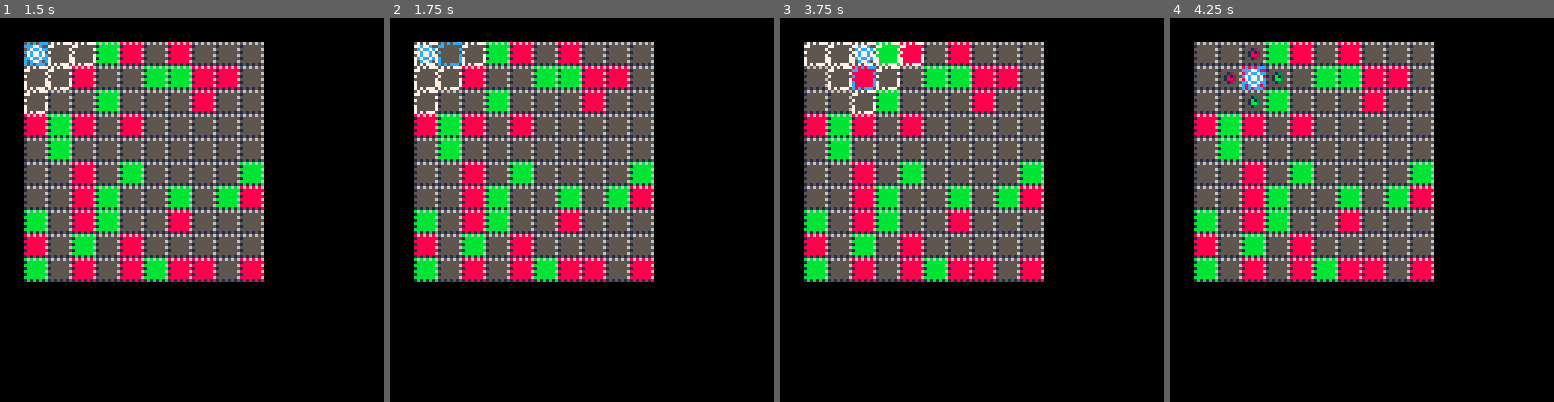
Above: before the commit, frames 1-4 (left to right).
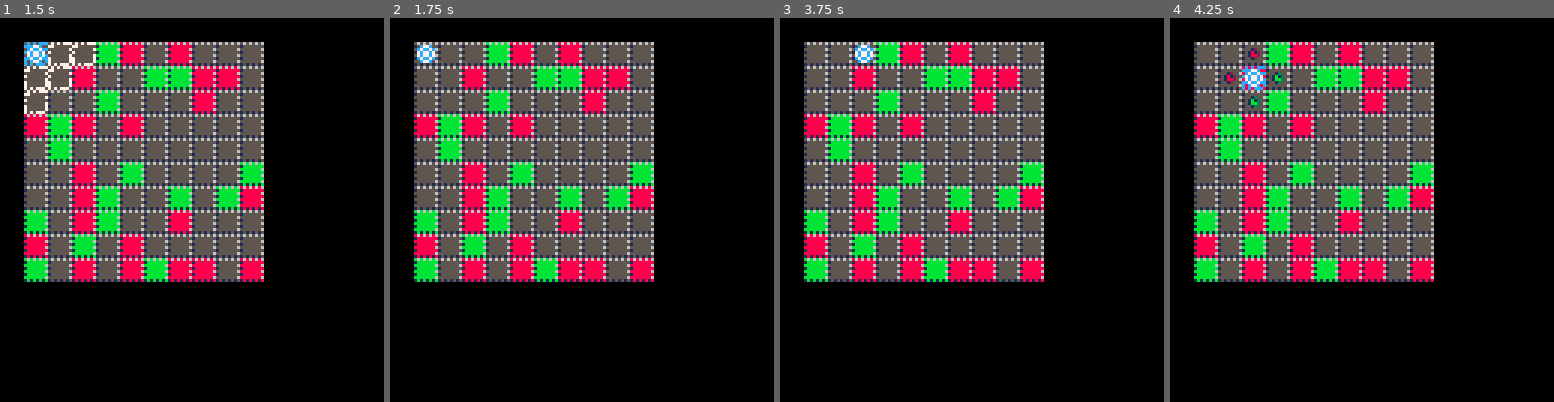
Above: after the commit, the same moments.

Repository: jcwilk/dv_prototype
Game: PICO-8 cartridge divproto.p8
The game is run twice, just before and just after one commit, with the same random seed, the same clock (stepped at 60 frames per second) and the same inputs.
Inputs:
- Up to frame 1 (1.5 s): tap O (Z key) at 0.7 s
- Up to frame 2 (1.75 s): hold Right from 1.6 s (still down); tap O (Z key) at 1.7 s
- Up to frame 3 (3.75 s): release Right at 2.1 s; tap O (Z key) every 0.4 s from 2.1 to 3.7 s; hold Up 2.15-2.42 s; hold Right 2.47-3.03 s; hold Left 3.08-3.58 s; hold Down from 3.63 s (still down)
- Up to frame 4 (4.25 s): release Down at 3.97 s; hold Right from 4.02 s (still down); tap O (Z key) at 4.1 s

Frame 1 is identical in both runs. In frame 2, 0.7% of the frame differs, in the area x 6-25%, y 6-25%; in frame 3, 1.0%, in the area x 6-38%, y 6-25%; in frame 4, nothing differs.

Commit message:
Make moves not highlighted during movement

Diff:
--- a/divproto.p8
+++ b/divproto.p8
@@ -136,10 +136,6 @@
 
 highlighted_moves={}
 function highlight_moves()
- foreach(highlighted_moves,function(move)
-  local tile = tiles.by_coord[move[1]][move[2]]
-  tile.highlighted = false
- end)
  local max_path=2
  if player.col!=0 then
   max_path=4
@@ -148,6 +144,13 @@
  foreach(highlighted_moves,function(move)
   local tile = tiles.by_coord[move[1]][move[2]]
   tile.highlighted = true
+ end)
+end
+
+function dehighlight_moves()
+ foreach(highlighted_moves,function(move)
+  local tile = tiles.by_coord[move[1]][move[2]]
+  tile.highlighted = false
  end)
 end
 
@@ -231,6 +234,7 @@
 end
 
 function choose_move()
+ dehighlight_moves()
  if player.x == selected_move[1] and player.y == selected_move[2] then
   exchange_color()
   anims.after(function()
